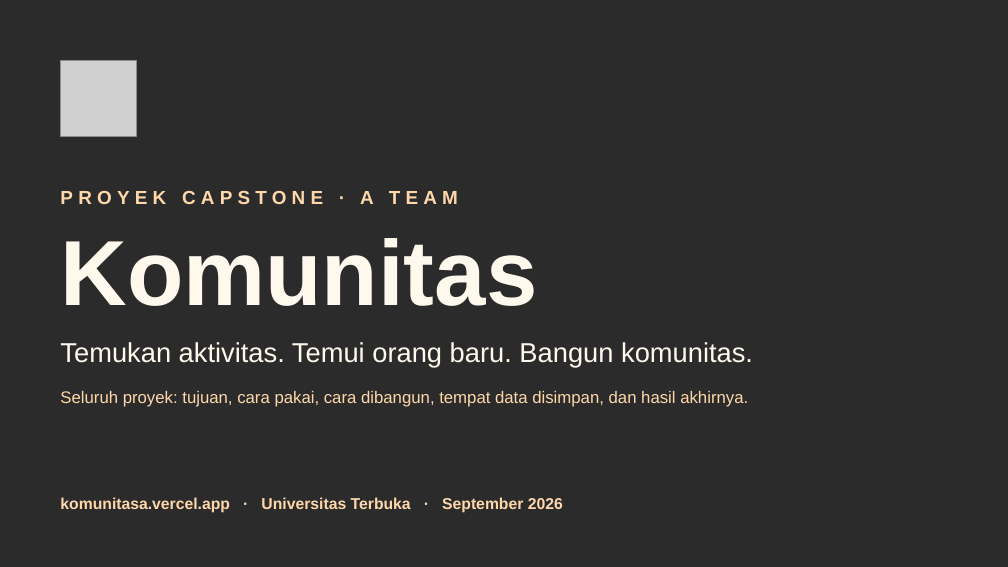
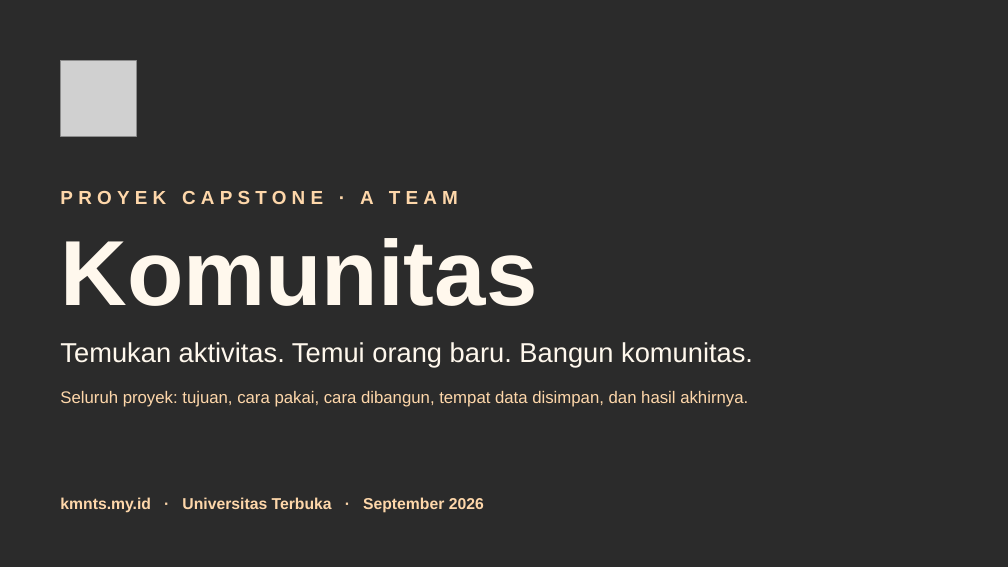
Before and after one commit to NebsPutra/Capstone-Dummy, a slide deck: slide 1 of flyer/PITCH DECK CAPSTONE.pptx. Drawn at 1008x567 pixels with LibreOffice and Linux fonts; fonts in the diff are those of the drawing; grey boxes stand for pictures; background and template pictures are left out; a plain dark background stands for a picture behind light text. Boxes give left, top, right and bottom in pixels: in the first picture for what was removed or moved away, otherwise in the second. Text is boxed around its words. In the diff, an @@ line names an element or a change of style, - is before the commit and + after.

```diff
--- a/flyer/PITCH DECK CAPSTONE.pptx
+++ b/flyer/PITCH DECK CAPSTONE.pptx
@@ text at box(60, 497, 484, 513): text changed @@
-komunitasa.vercel.app · Universitas Terbuka · September 2026
+kmnts.my.id · Universitas Terbuka · September 2026
```
Also in this commit, not shown: 3 other slides changed, 15 other files.
